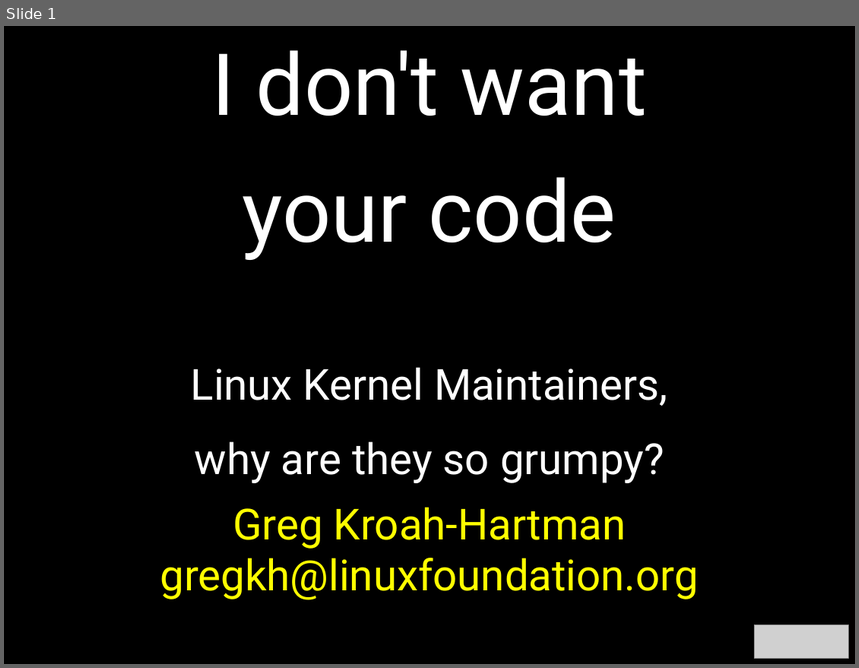
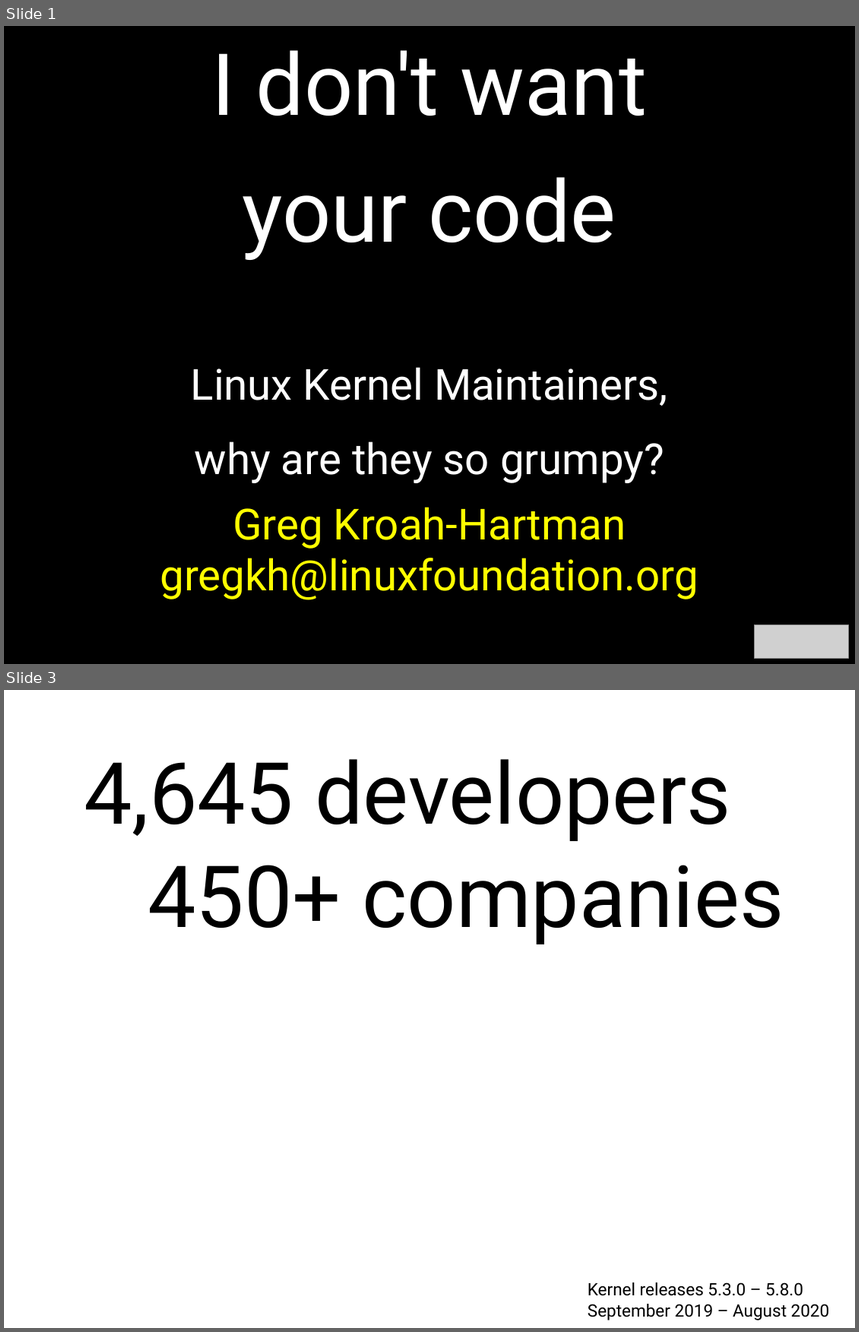
Before and after one commit to gregkh/presentation-linux-maintainer, a slide deck: maintainer.odp. Shown one above the other, each under a label of ours: slide 1 before the commit, slides 1 and 3 after it; the slides between them are not shown. The pictures are 859x668 and 859x1332 pixels, drawn with LibreOffice and Linux fonts; fonts in the diff are those of the drawing; grey boxes stand for pictures. Boxes give left, top, right and bottom in pixels: in the first picture for what was removed or moved away, otherwise in the second. Text is boxed around its words. In the diff, an @@ line names an element or a change of style, - is before the commit and + after.

```diff
--- a/maintainer.odp
+++ b/maintainer.odp
@@ slide 3 added at box(4, 690, 855, 1328), background #FFFFFF @@
@@ text added at box(84, 759, 785, 945), 80 pt, text #000000 @@
+4,645 developers
+450+ companies
@@ text added at box(588, 1283, 830, 1321), 16 pt, text #000000 @@
+Kernel releases 5.3.0 – 5.8.0
+September 2019 – August 2020
```
Also in this commit, not shown: 22 slides changed, 13 other slides added, 4 slides removed, 1 other file.
